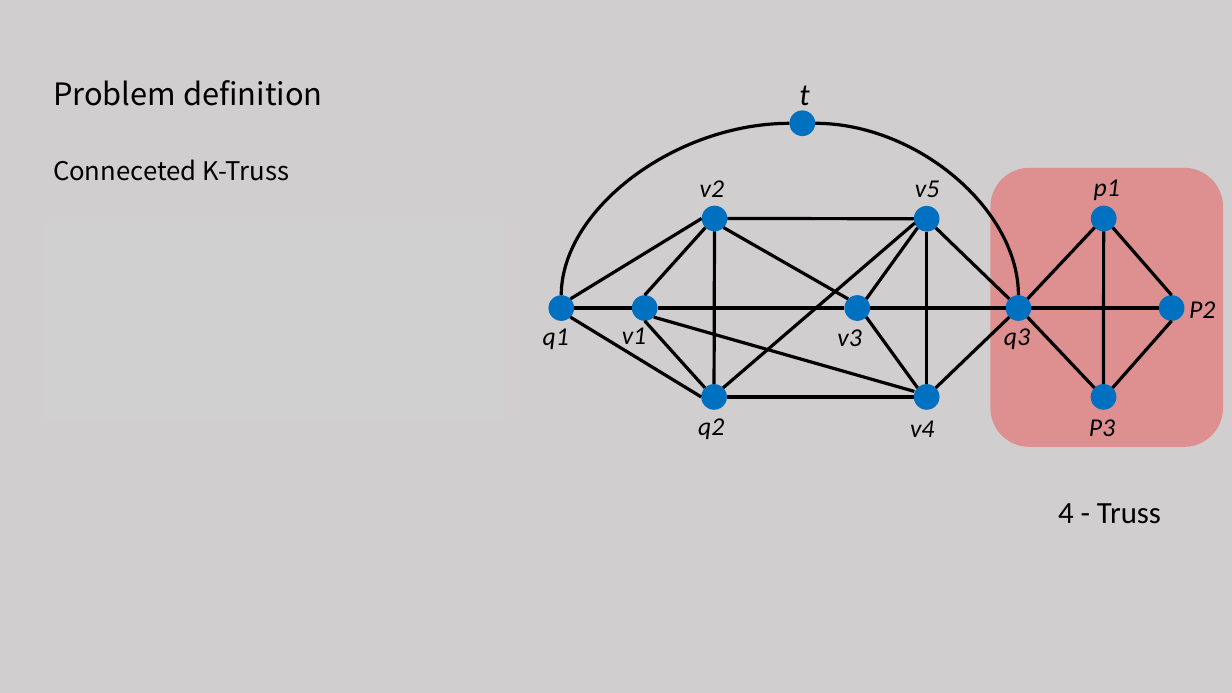
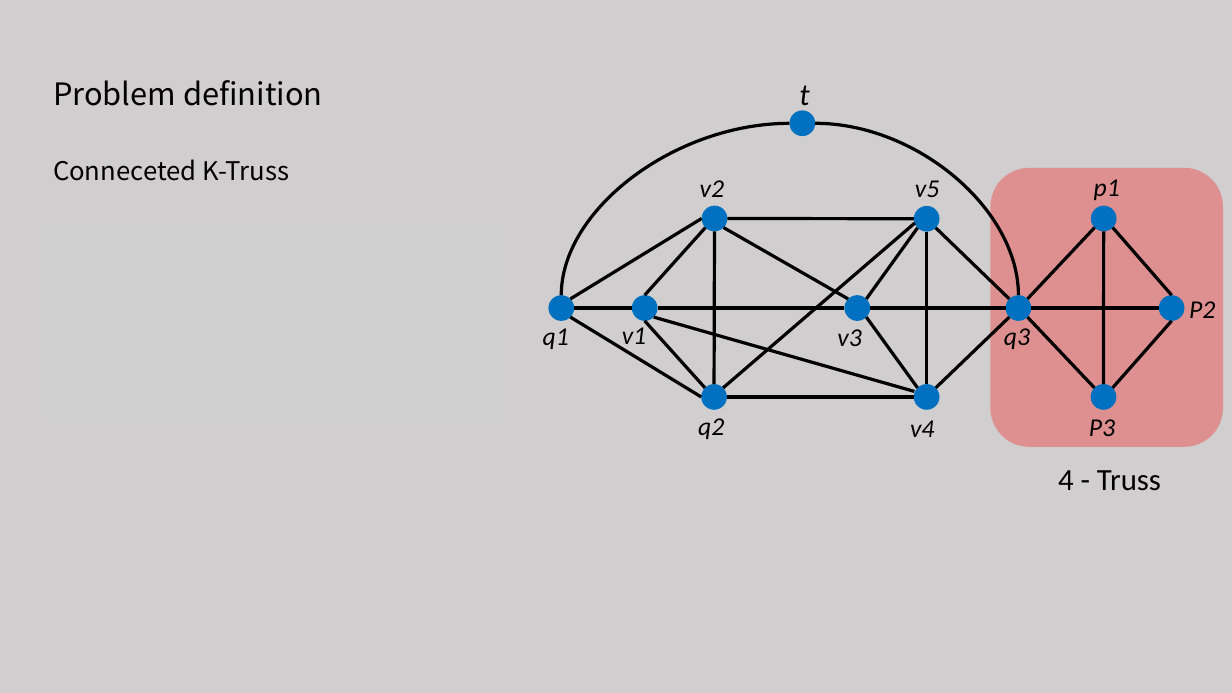
Before and after one commit to tianzhuwei/PPT, a slide deck: slide 4 of Approximate Closest Community Search in Networks.pptx. Drawn at 1232x693 pixels with LibreOffice and Linux fonts; fonts in the diff are those of the drawing; grey boxes stand for pictures. Boxes give left, top, right and bottom in pixels: in the first picture for what was removed or moved away, otherwise in the second. Text is boxed around its words. In the diff, an @@ line names an element or a change of style, - is before the commit and + after.

```diff
--- a/Approximate Closest Community Search in Networks.pptx
+++ b/Approximate Closest Community Search in Networks.pptx
@@ text "4 - Truss": place and size @@
-text "4 - Truss" at box(1058, 503, 1161, 524)
+text "4 - Truss" at box(1058, 470, 1161, 491)
```
Also in this commit, not shown: 9 other slides changed, 1 slide added, 2 slides removed.
